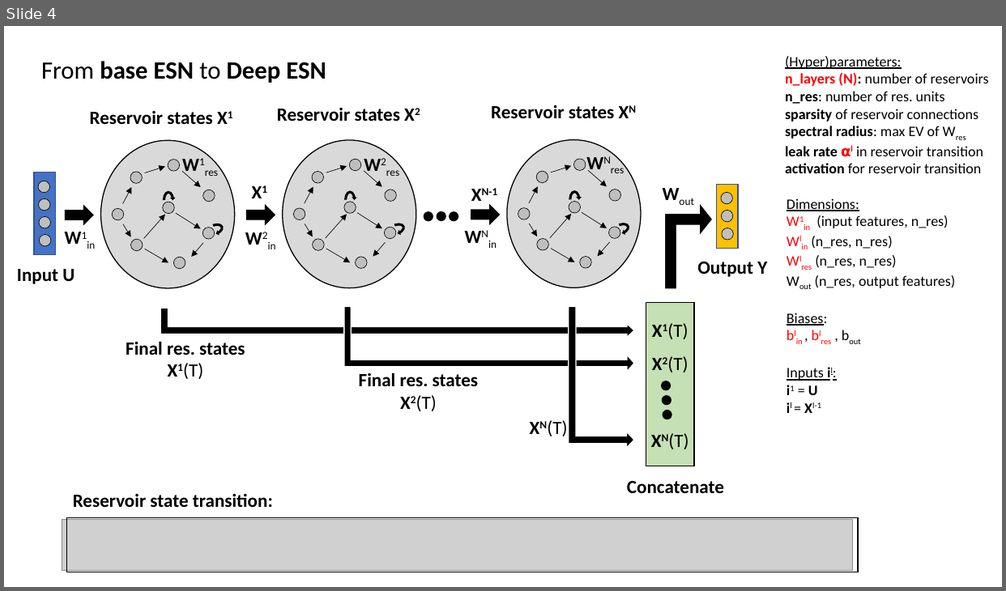
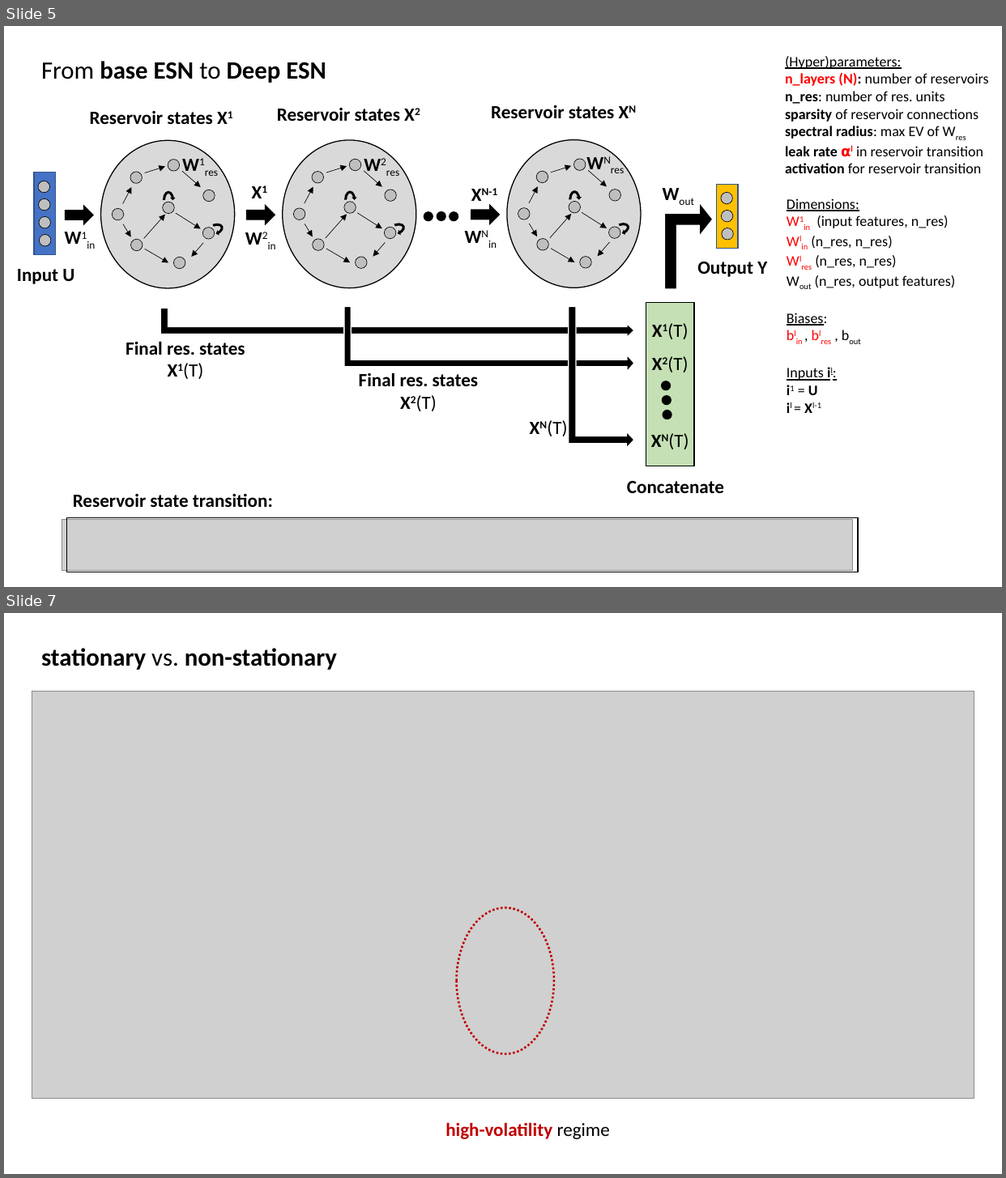
Before and after one commit to MarcoLandtHayen/EchoStateNetworks, a slide deck: ESN_wrapUP_decomposition_and_DeepESNs.pptx. Shown one above the other, each under a label of ours: slide 4 before the commit, slides 5 and 7 after it; the slides between them are not shown. The pictures are 1006x591 and 1006x1178 pixels, drawn with LibreOffice and Linux fonts; fonts in the diff are those of the drawing; grey boxes stand for pictures. Boxes give left, top, right and bottom in pixels: in the first picture for what was removed or moved away, otherwise in the second. Text is boxed around its words. In the diff, an @@ line names an element or a change of style, - is before the commit and + after.

```diff
--- a/ESN_wrapUP_decomposition_and_DeepESNs.pptx
+++ b/ESN_wrapUP_decomposition_and_DeepESNs.pptx
@@ slide 7 added at [4,613,1002,1174], background #FFFFFF @@
@@ text added at [41,648,337,670], 24 pt, text #000000, bold @@
+stationary vs. non-stationary
@@ picture added at [32,691,974,1098] @@
@@ ellipse added at [457,908,554,1054], outline #C00000 2 pt dashed @@
@@ text added at [445,1122,610,1139], 18 pt, text #C00000, bold @@
+high-volatility regime
@@ what was slide 4 is now slide 5 @@
```
Also in this commit, not shown: 1 slide changed, 4 other slides added, 2 other files.
